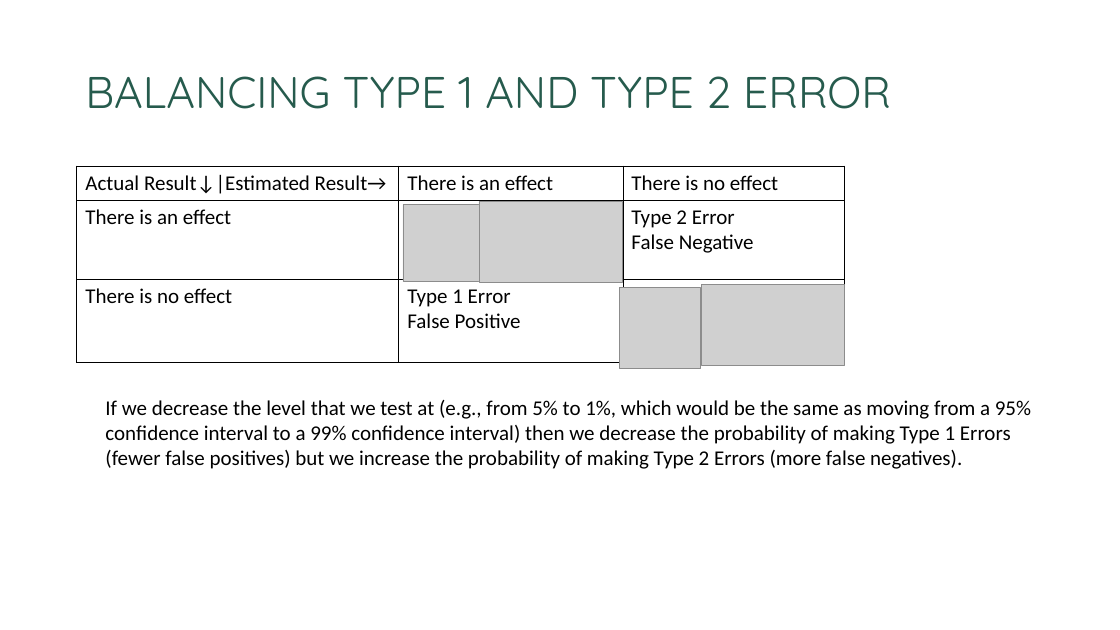
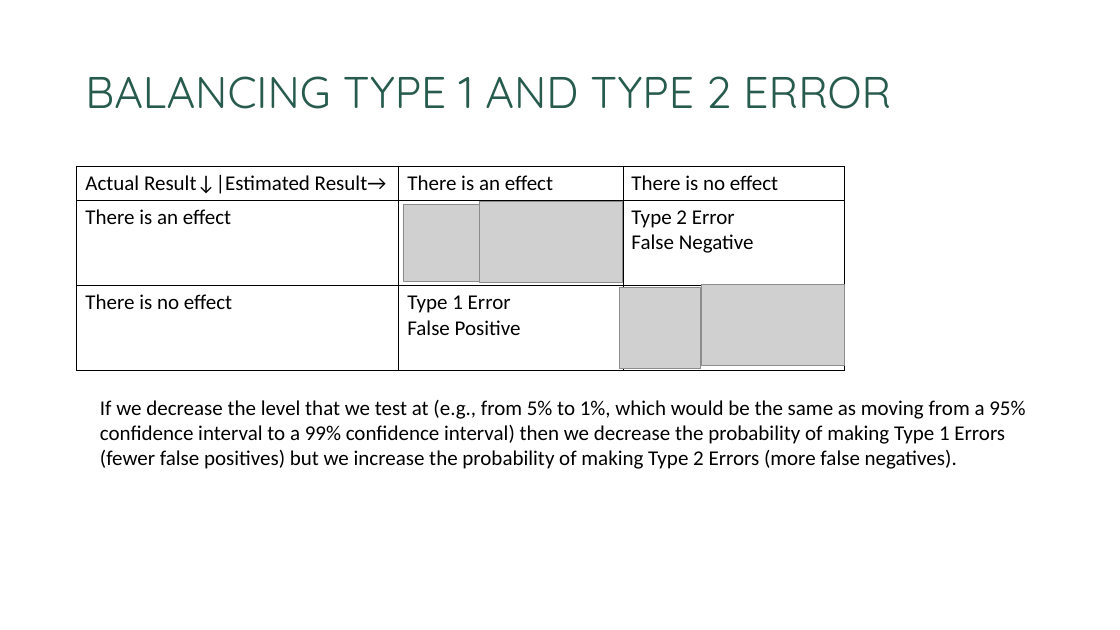
Before and after one commit to hhadah/urban-econ, a slide deck: slide 21 of slides/ppslides/03-InterpretingStatisticalTables.pptx. Drawn at 1120x630 pixels with LibreOffice and Linux fonts; fonts in the diff are those of the drawing; grey boxes stand for pictures; background and template pictures are left out. Boxes give left, top, right and bottom in pixels: in the first picture for what was removed or moved away, otherwise in the second. Text is boxed around its words. In the diff, an @@ line names an element or a change of style, - is before the commit and + after.

```diff
--- a/slides/ppslides/03-InterpretingStatisticalTables.pptx
+++ b/slides/ppslides/03-InterpretingStatisticalTables.pptx
@@ table at (77,166,844,369) @@
@@ borders changed @@
@@ text "If we decrease the level ...": place and size @@
-text "If we decrease the level ..." at (105,400,1031,469)
+text "If we decrease the level ..." at (100,400,1025,469)
```
Also in this commit, not shown: 5 other slides changed, 28 other files.
